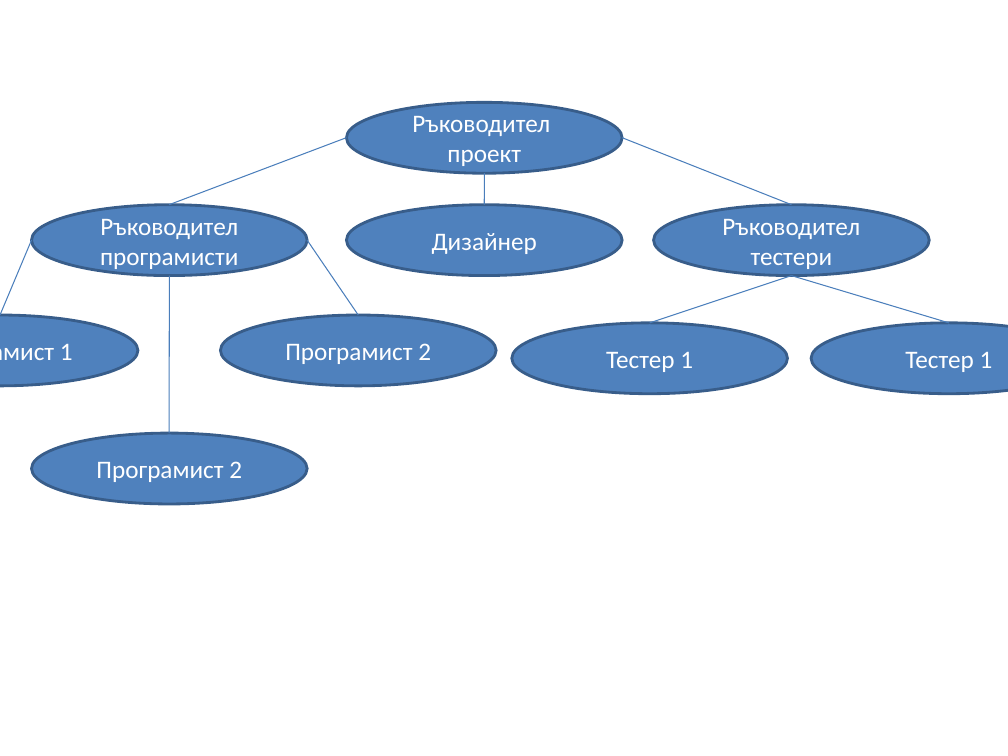
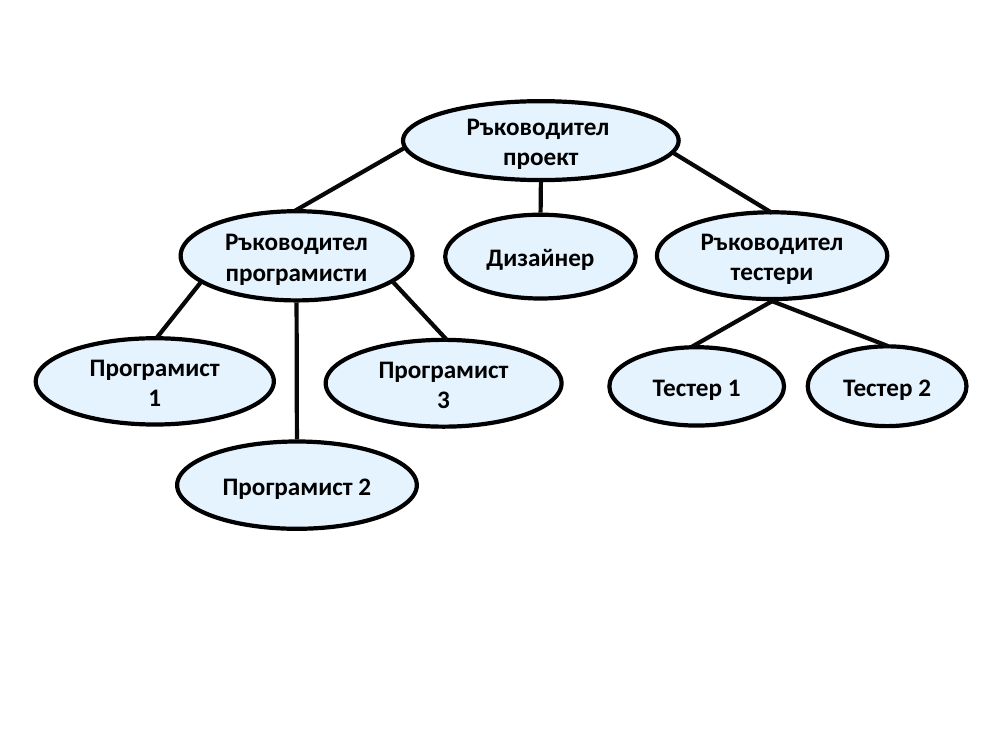
Before and after one commit to nakov/introjavabook, a slide deck: slide 1 of resources/images/Chapter-14.2-Data-Structures-Trees-Hashes/Graphs and Threes.ppt. Drawn at 1008x756 pixels with LibreOffice and Linux fonts; fonts in the diff are those of the drawing. Boxes give left, top, right and bottom in pixels: in the first picture for what was removed or moved away, otherwise in the second. Text is boxed around its words. In the diff, an @@ line names an element or a change of style, - is before the commit and + after.

```diff
--- a/resources/images/Chapter-14.2-Data-Structures-Trees-Hashes/Graphs and Threes.ppt
+++ b/resources/images/Chapter-14.2-Data-Structures-Trees-Hashes/Graphs and Threes.ppt
@@ ellipse "Ръководител проект": place and size @@
-ellipse "Ръководител проект" at (347,103,622,173)
+ellipse "Ръководител проект" at (403,101,678,179)
@@ line moved from (169, 205) - (347, 138) to (295, 211) - (404, 148) @@
@@ line (295, 211) - (404, 148): stroke #4A7EBB 0.74 pt to #080808 3 pt @@
@@ line moved from (622, 138) - (791, 205) to (673, 153) - (772, 213) @@
@@ line (673, 153) - (772, 213): stroke #4A7EBB 0.74 pt to #080808 3 pt @@
@@ line moved from (484, 205) - (485, 173) to (540, 213) - (541, 182) @@
@@ line (540, 213) - (541, 182): stroke #4A7EBB 0.74 pt to #080808 3 pt @@
@@ ellipse "Ръководител програмисти": place and size @@
-ellipse "Ръководител програмисти" at (31,205,306,275)
+ellipse "Ръководител програмисти" at (180,212,412,301)
@@ ellipse "Дизайнер": place and size @@
-ellipse "Дизайнер" at (347,205,622,275)
+ellipse "Дизайнер" at (446,215,636,298)
@@ ellipse "Ръководител тестери": place and size @@
-ellipse "Ръководител тестери" at (653,205,928,275)
+ellipse "Ръководител тестери" at (657,213,887,299)
@@ line removed from (0, 316) to (31, 240) @@
@@ line added from (156, 339) to (201, 282), #080808 3 pt @@
@@ line removed from (169, 433) to (169, 275) @@
@@ line moved from (307, 240) - (358, 316) to (392, 281) - (448, 341) @@
@@ line (392, 281) - (448, 341): stroke #4A7EBB 0.74 pt to #080808 3 pt @@
@@ line added from (297, 439) to (296, 302), #080808 3 pt @@
@@ line moved from (650, 323) - (791, 275) to (691, 347) - (772, 301) @@
@@ line (691, 347) - (772, 301): stroke #4A7EBB 0.74 pt to #080808 3 pt @@
@@ line moved from (791, 275) - (949, 323) to (772, 301) - (888, 346) @@
@@ line (772, 301) - (888, 346): stroke #4A7EBB 0.74 pt to #080808 3 pt @@
@@ text colour #FFFFFF to #000000, bold on; fill #4F81BD to #E5F3FF; outline #385D8A 2.01 pt to #000000 3 pt in 7 elements at (403,101,678,179), (657,213,887,299), (446,215,636,298), (610,347,784,425), (177,442,417,529), (180,212,412,301), (35,339,273,425) @@
@@ ellipse "Програмист 1": place and size @@
-ellipse "Програмист 1" at (0,316,138,386)
+ellipse "Програмист 1" at (35,339,273,425)
@@ ellipse "Програмист 3": place and size @@
-ellipse "Програмист 3" at (221,316,496,386)
+ellipse "Програмист 3" at (326,340,561,426)
@@ ellipse "Програмист 3" at (326,340,561,426): fill #4F81BD to #E5F3FF; outline #385D8A 2.01 pt to #000000 3 pt @@
@@ ellipse "Тестер 1": place and size @@
-ellipse "Тестер 1" at (512,323,787,393)
+ellipse "Тестер 1" at (610,347,784,425)
@@ ellipse "Тестер 2" at (807,347,966,426): fill #4F81BD to #E5F3FF; outline #385D8A 2.01 pt to #000000 3 pt @@
@@ ellipse "Тестер 2": place and size @@
-ellipse "Тестер 2" at (811,323,1008,393)
+ellipse "Тестер 2" at (807,347,966,426)
@@ text in ellipse at (379,361,509,408): text changed; text colour #FFFFFF to #000000; bold on @@
-Програмист 2
+Програмист 3
@@ text in ellipse at (843,379,931,400): text changed; text colour #FFFFFF to #000000; bold on @@
-Тестер 1
+Тестер 2
@@ ellipse "Програмист 2": place and size @@
-ellipse "Програмист 2" at (31,433,306,504)
+ellipse "Програмист 2" at (177,442,417,529)
```
Also in this commit, not shown: 11 other slides changed, 1 slide added, 16 other files.
